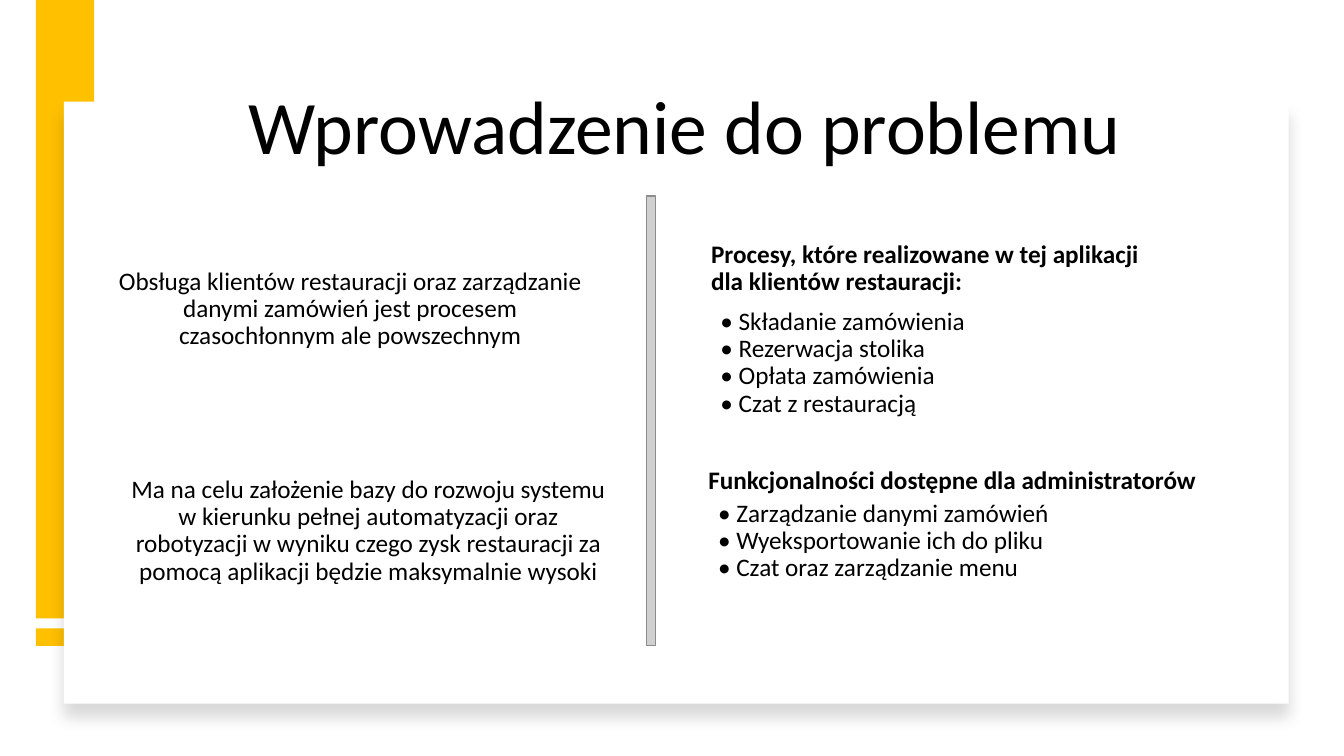
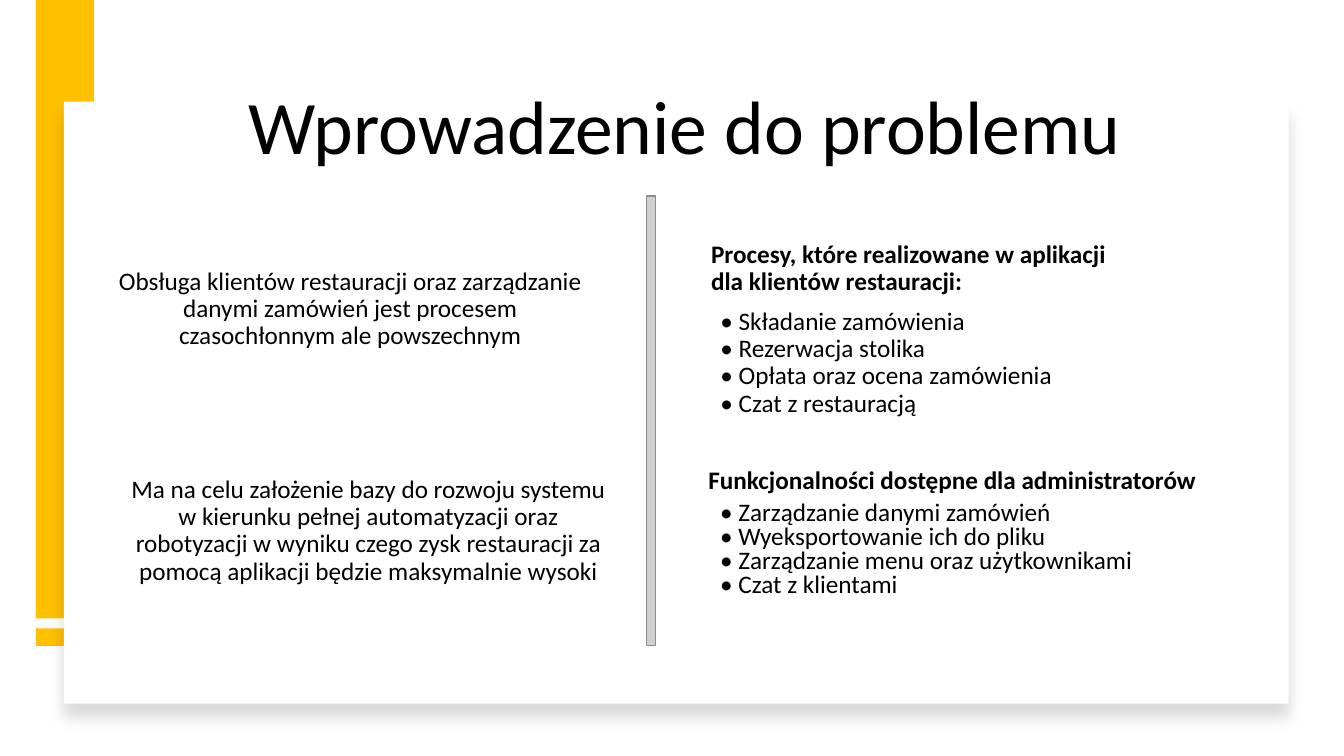
Before and after one commit to yurii-shchehliuk/ECommerce-Restaurant, a slide deck: slide 3 of PRACA DYPLOMOWA INŻYNIERSKA.pptx. Drawn at 1344x756 pixels with LibreOffice and Linux fonts; fonts in the diff are those of the drawing; grey boxes stand for pictures. Boxes give left, top, right and bottom in pixels: in the first picture for what was removed or moved away, otherwise in the second. Text is boxed around its words. In the diff, an @@ line names an element or a change of style, - is before the commit and + after.

```diff
--- a/PRACA DYPLOMOWA INŻYNIERSKA.pptx
+++ b/PRACA DYPLOMOWA INŻYNIERSKA.pptx
@@ text at bbox=[711, 245, 1106, 295]: text changed @@
-Procesy, które realizowane w tej aplikacji
-dla klientów restauracji:
+Procesy, które realizowane w aplikacji
+dla klientów restauracji:
@@ text at bbox=[739, 312, 1051, 417]: text changed @@
-• Składanie zamówienia
-• Rezerwacja stolika
-• Opłata zamówienia
-• Czat z restauracją
+• Składanie zamówienia
+• Rezerwacja stolika
+• Opłata oraz ocena zamówienia
+• Czat z restauracją
@@ text at bbox=[738, 503, 1132, 593]: text changed @@
-• Zarządzanie danymi zamówień
-• Wyeksportowanie ich do pliku
-• Czat oraz zarządzanie menu
+• Zarządzanie danymi zamówień
+• Wyeksportowanie ich do pliku
+• Zarządzanie menu oraz użytkownikami
+• Czat z klientami
```
Also in this commit, not shown: 7 other slides changed, 1 slide removed, 2 other files.
